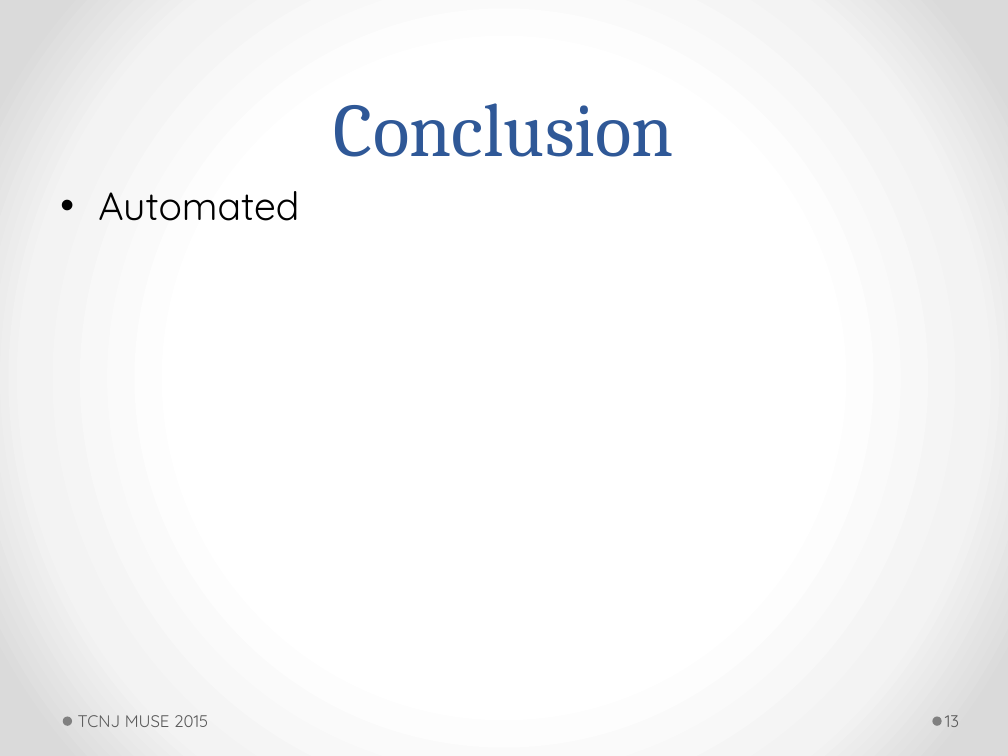
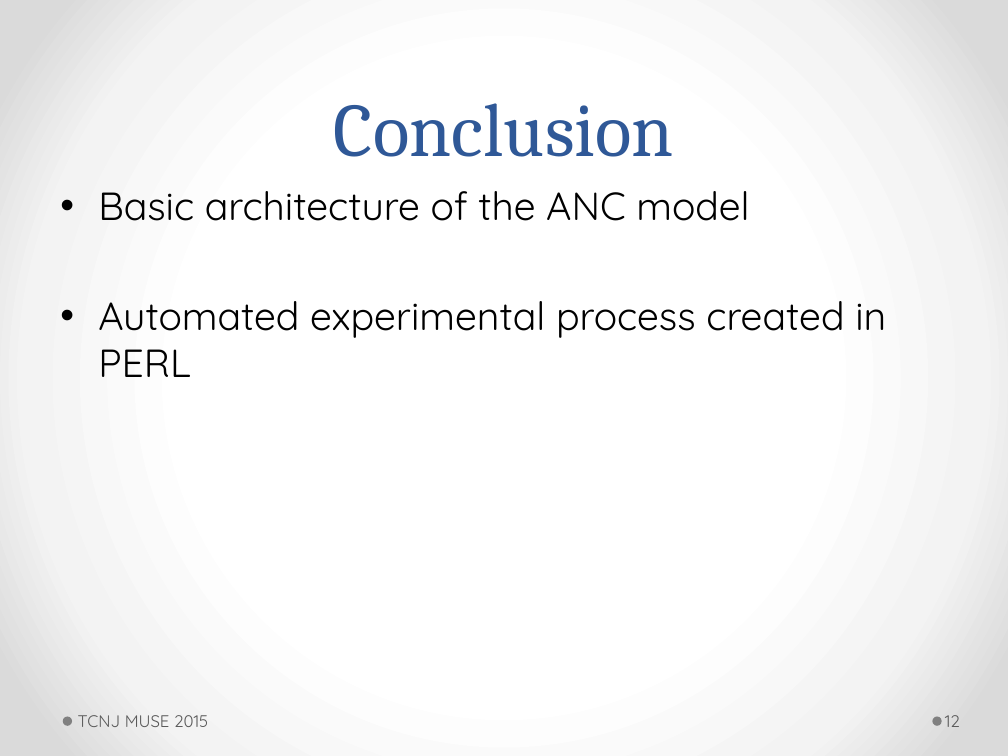
Before and after one commit to ActiveNoiseCancellationResearch/MUSE-Research, a slide deck: slide 12 of proj_anc/doc/jswift/7_23_2015_powerpoint.pptm (slide 13 before the commit). Drawn at 1008x756 pixels with LibreOffice and Linux fonts; fonts in the diff are those of the drawing. Boxes give left, top, right and bottom in pixels: in the first picture for what was removed or moved away, otherwise in the second. Text is boxed around its words. In the diff, an @@ line names an element or a change of style, - is before the commit and + after.

Commit message:
experimental changes

```diff
--- a/proj_anc/doc/jswift/7_23_2015_powerpoint.pptm
+++ b/proj_anc/doc/jswift/7_23_2015_powerpoint.pptm
@@ text at <box>98,191,886,377</box>: text changed @@
-• Automated
+• Basic architecture of the ANC model
+• Automated experimental process created in PERL
@@ page number at <box>945,715,960,727</box>: text changed @@
-13
+12
```
Also in this commit, not shown: 7 other slides changed, 1 slide removed, 57 other files.
